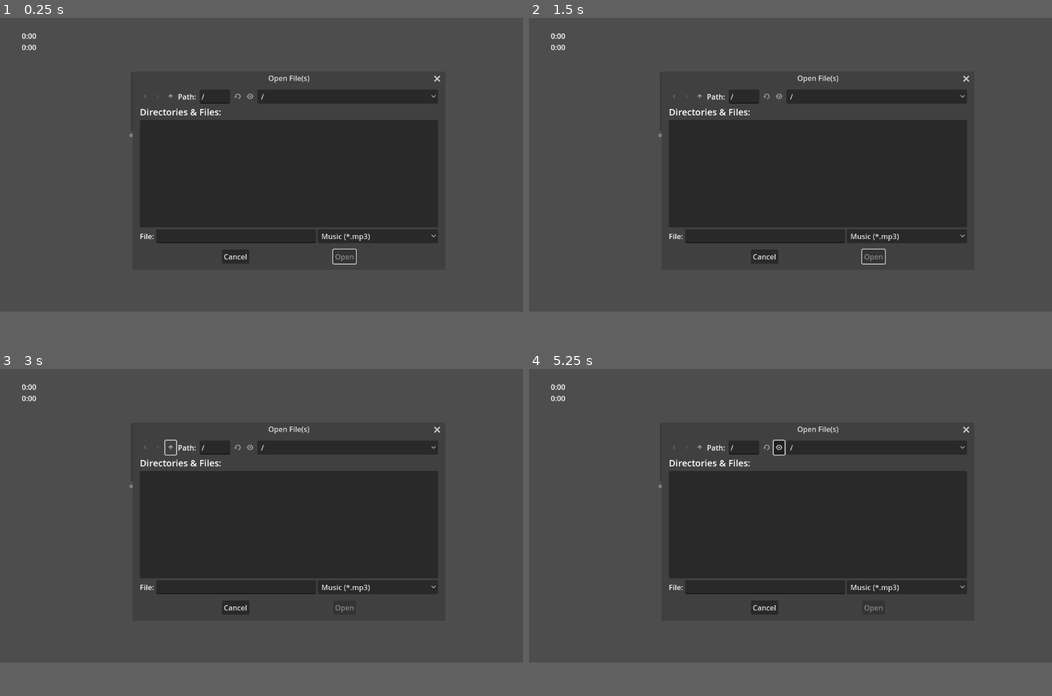
Above: before the commit, frames 1-4 (two rows, left to right).
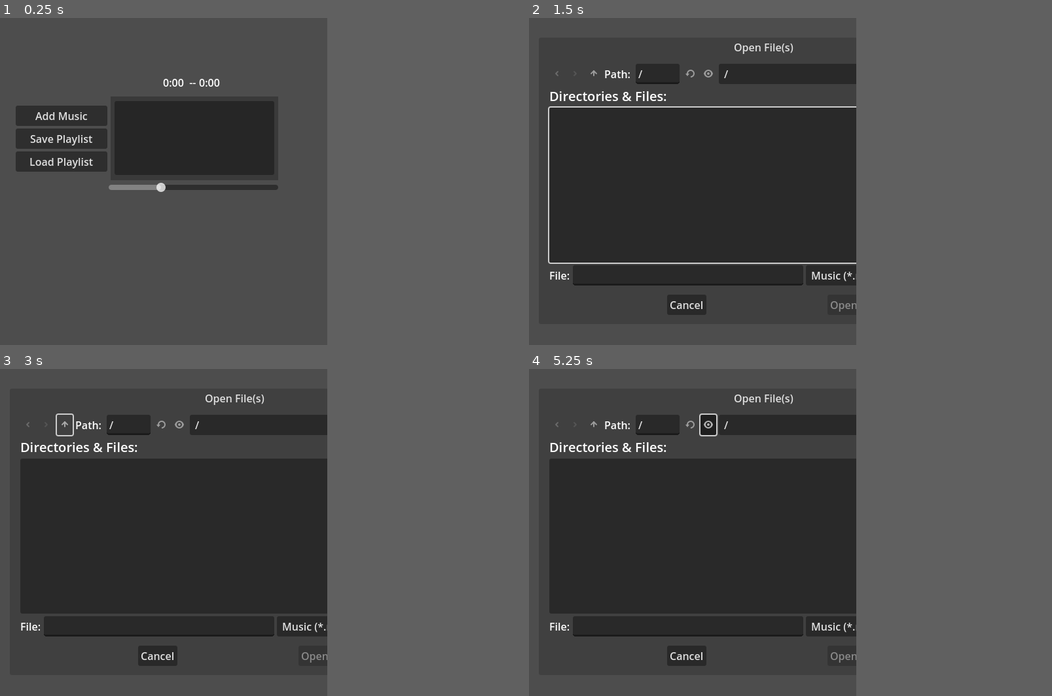
Above: after the commit, the same moments.

Repository: KindaWrks/Music-Player
Game: Godot game, scene res://MusicNode.tscn
Same seed, same stepped clock (60 frames per second), same inputs: the game is played once before the commit and once after it. The project has no main scene, so this scene is started directly.
Inputs (mouse positions are in pixels of both pictures, inside the frame that each line leads up to; where the layout moved, square brackets give the same spot in the first picture):
- Up to frame 1 (0.25 s): no input
- Up to frame 2 (1.5 s): click (628, 106) at 0.5 s, where only the run after the commit has a clickable "Add Music"; click (628, 125) at 1.25 s, where only the run after the commit has a clickable "Save Playlist"
- Up to frame 3 (3 s): click (99, 496) at 2 s, where only the run after the commit has a clickable "Load Playlist"; click (104, 418) [172, 447] at 2.75 s
- Up to frame 4 (5.25 s): click (633, 418) [701, 447] at 3.5 s; click (785, 418) [764, 447] at 4.25 s; click (816, 418) [780, 447] at 5 s
In our replay, the window is 799x449 before the commit and 500x500 after it. These sizes can differ from the game's own. Grey fills any space a smaller window leaves; there, only what the larger window draws over its background counts as a difference.

The runs differ from the first frame. In frame 1, 24% of the frame differs, in the area x 3-85%, y 4-76%; in frame 2, 25%, in the area x 3-85%, y 4-91%; in frame 3, 25%; in frame 4, 25%.

Commit message:
major changes new functions
changed  window size, added vbox and hbox, added a save and load playlist function while retaining the higlighted current song.

Diff:
--- a/MusicNode.gd
+++ b/MusicNode.gd
@@ -2,8 +2,8 @@
 
 @onready var fd_open = $FD_OPENfiles
 
-@onready var music_time_label = $MusicTimeLabel
-@onready var music_total_time = $MusicTotalTimeLabel
+@onready var music_time_label = $HBoxContainer/MusicTimeLabel
+@onready var music_total_time = $HBoxContainer/MusicTotalTimeLabel
 
 # Add this variable to keep track of the currently playing song index
 var current_playing_index = -1
@@ -17,7 +17,7 @@
 # Called when the node enters the scene tree for the first time.
 func _ready():
 	fd_o_filters()
-	fd_open.visible = true
+	fd_open.visible = false
 
 
 func fd_o_filters():
@@ -100,7 +100,7 @@
 	update_current_playing_index(musicindex)
 
 
-func _on_buttonshow_pressed(): #Show Filedialog
+func _on_button_show_pressed(): # Replace with function body. #Show Filedialog
 	fd_open.visible = true
 
 
@@ -127,3 +127,42 @@
 	# Update the currently playing index and the appearance of the song list
 	var index = musicarray.find(song_path)
 	update_current_playing_index(index)
+
+ ## save playlist to a file ##
+func save_playlist(_file_path: String):
+	var file = FileAccess.open("user://Playlist.save", FileAccess.WRITE)
+	if file != null:
+		for song_path in musicarray:
+			file.store_line(song_path)
+		file.close()
+	else:
+		print("Error: Unable to save playlist")
+
+func _on_button_save_playlist_pressed():
+	var file_path = "user://Playlist.save"  # Set your desired file path here
+	save_playlist(file_path)
+
+
+##	load the playlist from a file and start playing the first song ##
+func load_playlist(_file_path: String):
+	var file = FileAccess.open("user://Playlist.save", FileAccess.READ)
+	if file != null:
+		clear_playlist()  # Clear existing playlist
+		$song_list.clear()  # Clear the song list in the GUI
+
+		while not file.eof_reached():
+			var line = file.get_line().strip_edges()  # Read each line from the file
+			if line != "":
+				musicarray.append(line)  # Add song paths to the playlist
+				$song_list.add_item(line.get_file().get_basename())  # Add song to the song list
+		file.close()
+	else:
+		print("Error: Unable to load playlist")
+
+# Function to clear the existing playlist
+func clear_playlist():
+	musicarray.clear()
+
+func _on_button_load_playlist_pressed():
+	var file_path = "user://Playlist.save"
+	load_playlist(file_path)
--- a/MusicNode.tscn
+++ b/MusicNode.tscn
@@ -7,11 +7,12 @@
 [sub_resource type="StyleBoxEmpty" id="StyleBoxEmpty_aseyp"]
 
 [node name="MusicNode" type="Node2D"]
+position = Vector2(-119, 0)
 script = ExtResource("1_i2u8d")
 
 [node name="FD_OPENfiles" type="FileDialog" parent="."]
 title = "Open File(s)"
-position = Vector2i(300, 150)
+position = Vector2i(23, 62)
 size = Vector2i(454, 400)
 ok_button_text = "Open"
 file_mode = 1
@@ -35,20 +36,6 @@
 step = 0.01
 value = 0.3
 
-[node name="MusicTimeLabel" type="Label" parent="."]
-offset_left = 48.0
-offset_top = 28.0
-offset_right = 85.0
-offset_bottom = 52.0
-text = "0:00"
-
-[node name="MusicTotalTimeLabel" type="Label" parent="."]
-offset_left = 48.0
-offset_top = 53.0
-offset_right = 157.0
-offset_bottom = 77.0
-text = "0:00"
-
 [node name="song_list" type="ItemList" parent="."]
 offset_left = 294.0
 offset_top = 127.0
@@ -61,6 +48,45 @@
 theme_override_styles/selected = SubResource("StyleBoxEmpty_ebdc6")
 theme_override_styles/selected_focus = SubResource("StyleBoxEmpty_aseyp")
 
+[node name="VBoxContainer" type="VBoxContainer" parent="."]
+offset_left = 143.0
+offset_top = 134.0
+offset_right = 283.0
+offset_bottom = 243.0
+
+[node name="ButtonShow" type="Button" parent="VBoxContainer"]
+layout_mode = 2
+text = "Add Music"
+
+[node name="ButtonSavePlaylist" type="Button" parent="VBoxContainer"]
+layout_mode = 2
+text = "Save Playlist"
+
+[node name="ButtonLoadPlaylist" type="Button" parent="VBoxContainer"]
+layout_mode = 2
+text = "Load Playlist"
+
+[node name="HBoxContainer" type="HBoxContainer" parent="."]
+offset_left = 368.0
+offset_top = 79.0
+offset_right = 447.0
+offset_bottom = 119.0
+
+[node name="MusicTimeLabel" type="Label" parent="HBoxContainer"]
+layout_mode = 2
+text = "0:00"
+
+[node name="MusicTimeHyphen" type="Label" parent="HBoxContainer"]
+layout_mode = 2
+text = " --"
+
+[node name="MusicTotalTimeLabel" type="Label" parent="HBoxContainer"]
+layout_mode = 2
+text = "0:00"
+
 [connection signal="files_selected" from="FD_OPENfiles" to="." method="_on_fd_open_files_selected"]
 [connection signal="value_changed" from="HSlider" to="." method="_on_h_slider_value_changed"]
 [connection signal="item_selected" from="song_list" to="." method="_on_song_list_item_selected"]
+[connection signal="pressed" from="VBoxContainer/ButtonShow" to="." method="_on_button_show_pressed"]
+[connection signal="pressed" from="VBoxContainer/ButtonSavePlaylist" to="." method="_on_button_save_playlist_pressed"]
+[connection signal="pressed" from="VBoxContainer/ButtonLoadPlaylist" to="." method="_on_button_load_playlist_pressed"]
--- a/project.godot
+++ b/project.godot
@@ -14,6 +14,12 @@
 config/features=PackedStringArray("4.2", "GL Compatibility")
 config/icon="res://icon.svg"
 
+[display]
+
+window/size/viewport_width=500
+window/size/viewport_height=500
+window/size/resizable=false
+
 [filesystem]
 
 import/blender/enabled=false
